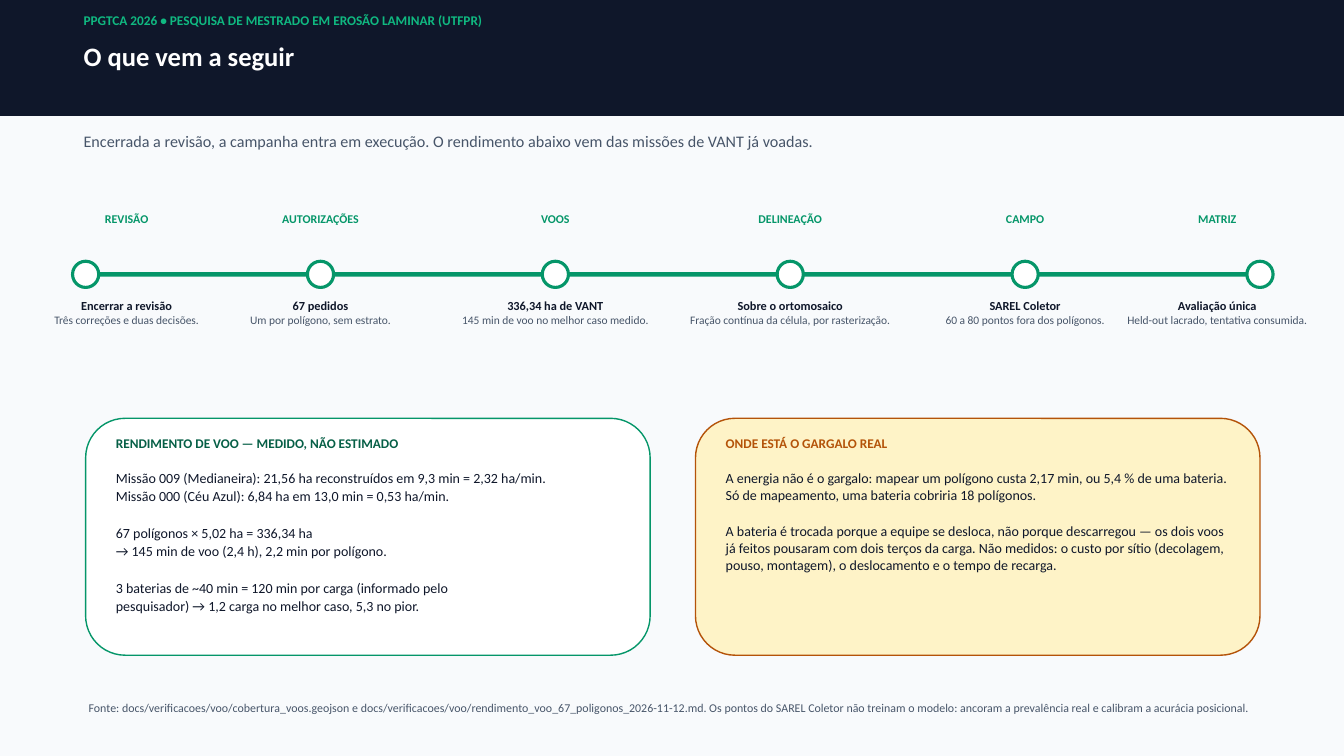
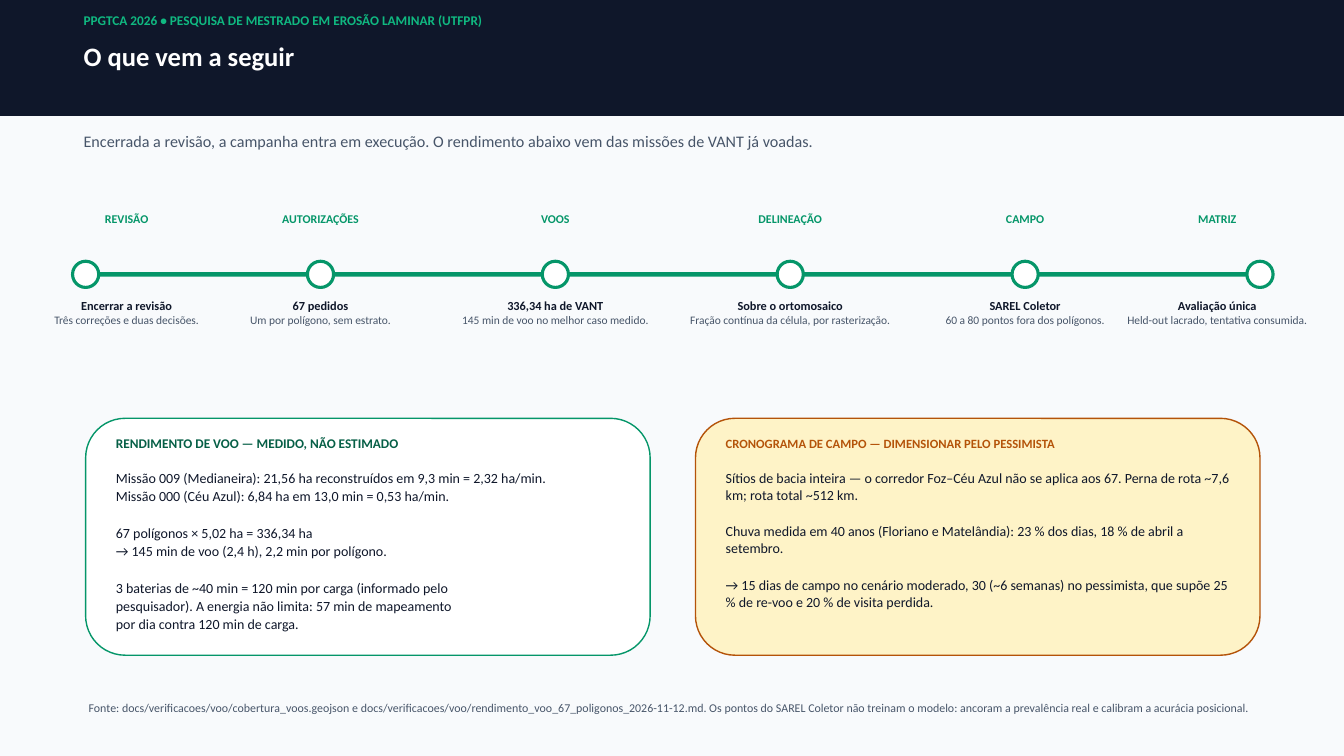
Before and after one commit to RedZardoz/localizador-erosao-v02, a slide deck: slide 19 of docs/apresentacoes/Apresentacao_SAREL_PPGTCA_2026.pptx. Drawn at 1344x756 pixels with LibreOffice and Linux fonts; fonts in the diff are those of the drawing. Boxes give left, top, right and bottom in pixels: in the first picture for what was removed or moved away, otherwise in the second. Text is boxed around its words. In the diff, an @@ line names an element or a change of style, - is before the commit and + after.

```diff
--- a/docs/apresentacoes/Apresentacao_SAREL_PPGTCA_2026.pptx
+++ b/docs/apresentacoes/Apresentacao_SAREL_PPGTCA_2026.pptx
@@ text at box(726, 439, 1055, 448): text changed; size 9.5 to 9 pt @@
-ONDE ESTÁ O GARGALO REAL
+CRONOGRAMA DE CAMPO — DIMENSIONAR PELO PESSIMISTA
@@ text at box(726, 473, 1229, 610): text changed @@
-A energia não é o gargalo: mapear um polígono custa 2,17 min, ou 5,4 % de uma bateria. Só de mapeamento, uma bateria cobriria 18 polígonos.
-A bateria é trocada porque a equipe se desloca, não porque descarregou — os dois voos já feitos pousaram com dois terços da carga. Não medidos: o custo por sítio (decolagem, pouso, montagem), o deslocamento e o tempo de recarga.
+Sítios de bacia inteira — o corredor Foz–Céu Azul não se aplica aos 67. Perna de rota ~7,6 km; rota total ~512 km.
+Chuva medida em 40 anos (Floriano e Matelândia): 23 % dos dias, 18 % de abril a setembro.
+→ 15 dias de campo no cenário moderado, 30 (~6 semanas) no pessimista, que supõe 25 % de re-voo e 20 % de visita perdida.
@@ text at box(116, 601, 452, 632): text changed @@
-pesquisador) → 1,2 carga no melhor caso, 5,3 no pior.
+pesquisador). A energia não limita: 57 min de mapeamento
+por dia contra 120 min de carga.
```
Also in this commit, not shown: 2 other files.
